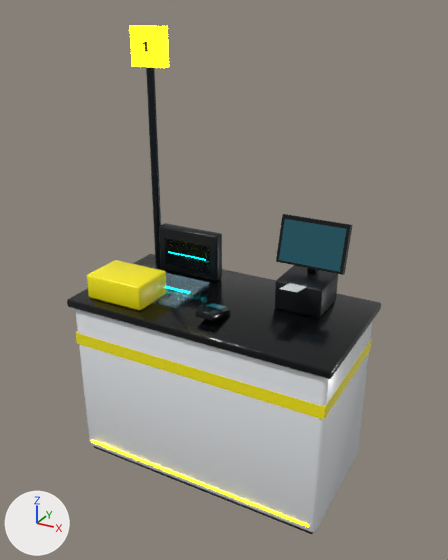
An edit to the glTF model simulator/godot/assets/checkout.glb, drawn before and after from the same camera.
Both versions are drawn from a 50 mm camera at (1.26, -2.28, 2.12) aimed at (0.01, -0.01, 0.98). Lighting does not change. The marker at lower left points along +X, +Y and +Z. The first picture is the older version. Where no turn or scale is listed for an object, it has been applied to the vertices. Vertices at exactly the same position are counted once.

The first picture shows 'Body', 'Screen'.
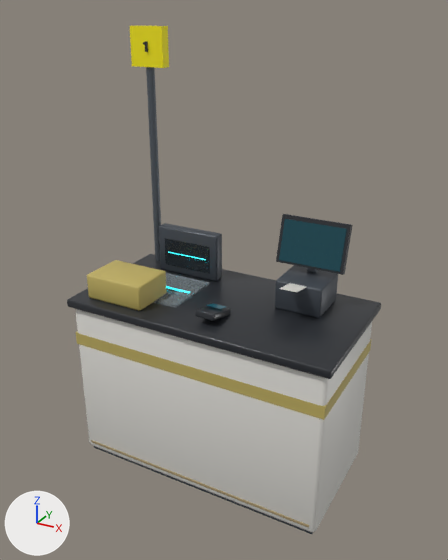
Where the change shows, as pixel boxes (x1, y1, x2, y2) in the pictures (448 x 560 px):
'Body', recoloured, surface changed
    both: (67, 25, 372, 533)
part 1 of me_body_006, recoloured
    both: (76, 260, 372, 420)
part 2 of me_body_006, recoloured
    both: (130, 25, 169, 68)
part 3 of me_body_006, recoloured
    both: (91, 440, 309, 528)
part 4 of me_body_006, recoloured
    both: (67, 41, 370, 379)
part 5 of me_body_006, recoloured
    both: (166, 252, 206, 293)

What changed in the scene script:
```text
Change mat_graphite:
    mat_graphite.base_color: (0.00913, 0.011, 0.0144) -> (0.0595, 0.0704, 0.0865)  # black #181b20 -> dark grey #454b53
Add mat_charcoal:
    mat_charcoal = principled_material('Charcoal')
    mat_charcoal.base_color = (0.0232, 0.0262, 0.0319)  # dark grey #2a2d32
    mat_charcoal.roughness = 0.35
Add mat_ledcyan:
    mat_ledcyan = principled_material('LedCyan')
    mat_ledcyan.base_color = (0.212, 0.791, 0.855)  # cyan #7fe6ee
    mat_ledcyan.roughness = 0.3
    mat_ledcyan.emission_color = (0.0, 0.871, 1.0)  # cyan #00f0ff
    mat_ledcyan.emission_strength = 1.5
Add mat_trimchampagne:
    mat_trimchampagne = principled_material('TrimChampagne')
    mat_trimchampagne.base_color = (0.462, 0.361, 0.195)  # beige #b5a27a
    mat_trimchampagne.metallic = 0.3
    mat_trimchampagne.roughness = 0.4
Add mat_ochre:
    mat_ochre = principled_material('Ochre')
    mat_ochre.base_color = (0.521, 0.423, 0.122)  # yellow #bfae62
    mat_ochre.roughness = 0.6
Change me_body_006:
    where me_body_006.from_pydata(...)  # 470 vertices, 856 faces; spans x -0.65..0.65, y -0.34..0.34, z 0.0..2.04
    used by ob_body; location = (0.0, 0.0, 0.0)
    me_body_006 part 1: 120 faces spanning x -0.63..0.63, y -0.32..0.3, z 0.63..0.99 switch from mat_yellowpaint (yellow #fcee0a) to mat_ochre (yellow #bfae62)
    me_body_006 part 2: 12 faces spanning x -0.64..-0.46, y 0.25..0.31, z 1.86..2.04 switch from mat_neonyellow (yellow #fcee0a, glowing yellow #fff10a) to mat_yellowpaint (yellow #fcee0a)
    me_body_006 part 3: 12 faces spanning x -0.6..0.6, y -0.32..-0.31, z 0.06..0.07 switch from mat_neonyellow (yellow #fcee0a, glowing yellow #fff10a) to mat_trimchampagne (beige #b5a27a)
    me_body_006 part 4: 252 faces spanning x -0.65..0.65, y -0.34..0.34, z 0.83..1.97 switch from mat_blackgloss (black #0b0d10) to mat_charcoal (dark grey #2a2d32)
    me_body_006 part 5: 24 faces spanning x -0.43..-0.17, y -0.02..0.17, z 0.88..0.98 switch from mat_neoncyan (cyan #00f0ff, glowing cyan #00f0ff) to mat_ledcyan (cyan #7fe6ee, glowing cyan #00f0ff)
```
